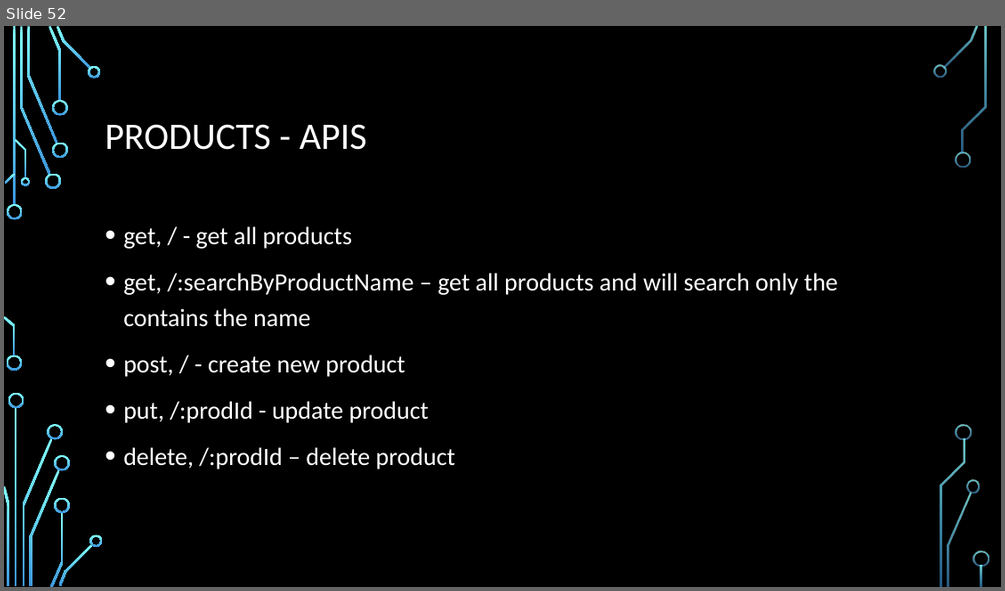
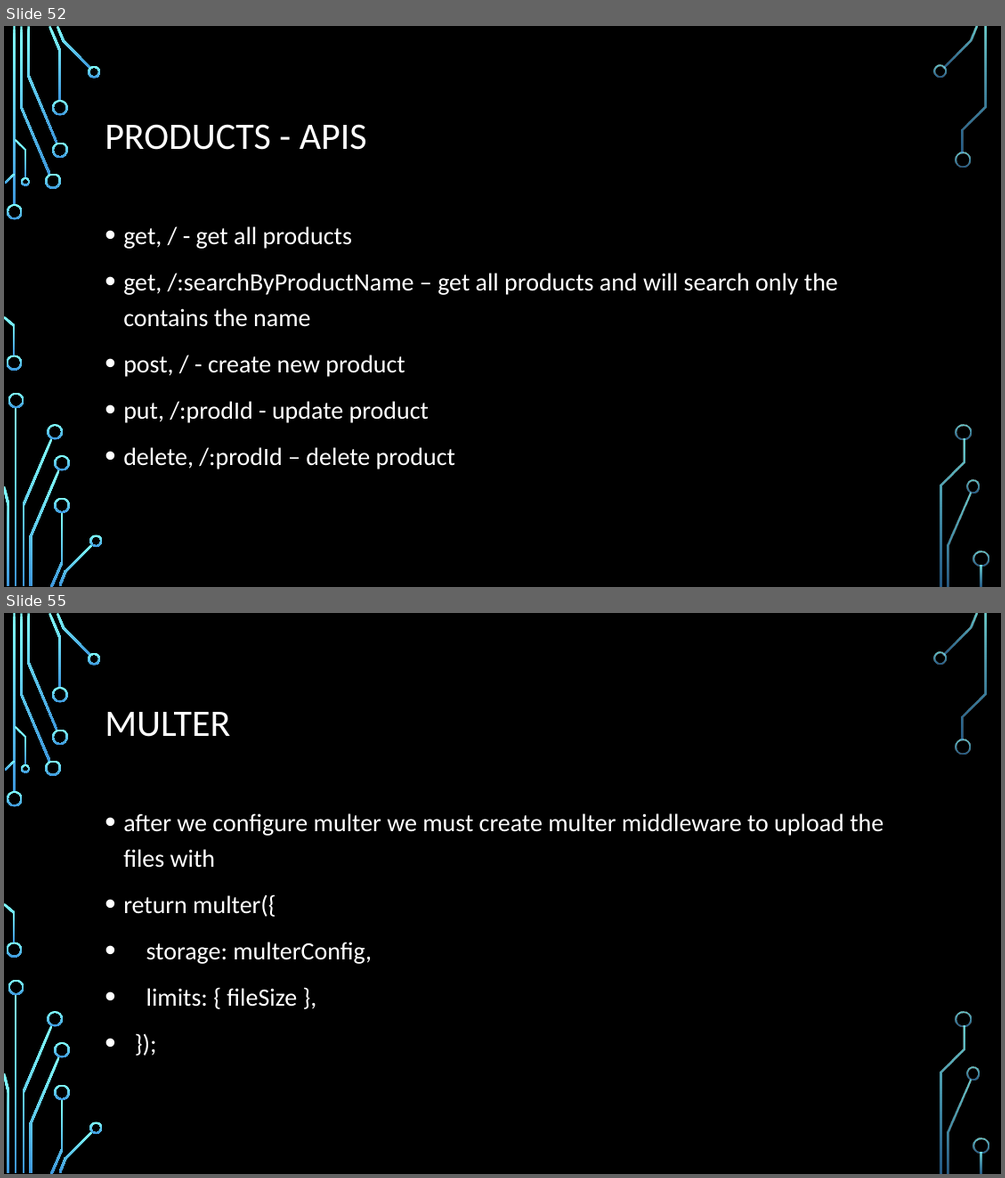
Before and after one commit to Rlss91/hu_morning_nodejs_W011121MR, a slide deck: docs/node js.pptx. Shown one above the other, each under a label of ours: slide 52 before the commit, slides 52 and 55 after it; the slides between them are not shown. The pictures are 1005x591 and 1005x1178 pixels, drawn with LibreOffice and Linux fonts; fonts in the diff are those of the drawing; background and template pictures are left out. Boxes give left, top, right and bottom in pixels: in the first picture for what was removed or moved away, otherwise in the second. Text is boxed around its words. In the diff, an @@ line names an element or a change of style, - is before the commit and + after.

```diff
--- a/docs/node js.pptx
+++ b/docs/node js.pptx
@@ slide 55 added at bbox=[4, 613, 1001, 1174], background picture (left out); not listed: 36 template elements that a slide beside it also shows @@
@@ title added at bbox=[105, 712, 230, 737], 36 pt, text #FFFFFF @@
+MULTER
@@ text added at bbox=[123, 813, 883, 1006], 24 pt, text #FFFFFF @@
+• after we configure multer we must create multer middleware to upload the files with
+• return multer({
+• storage: multerConfig,
+• limits: { fileSize },
+• });
```
Also in this commit, not shown: 2 other slides added.
